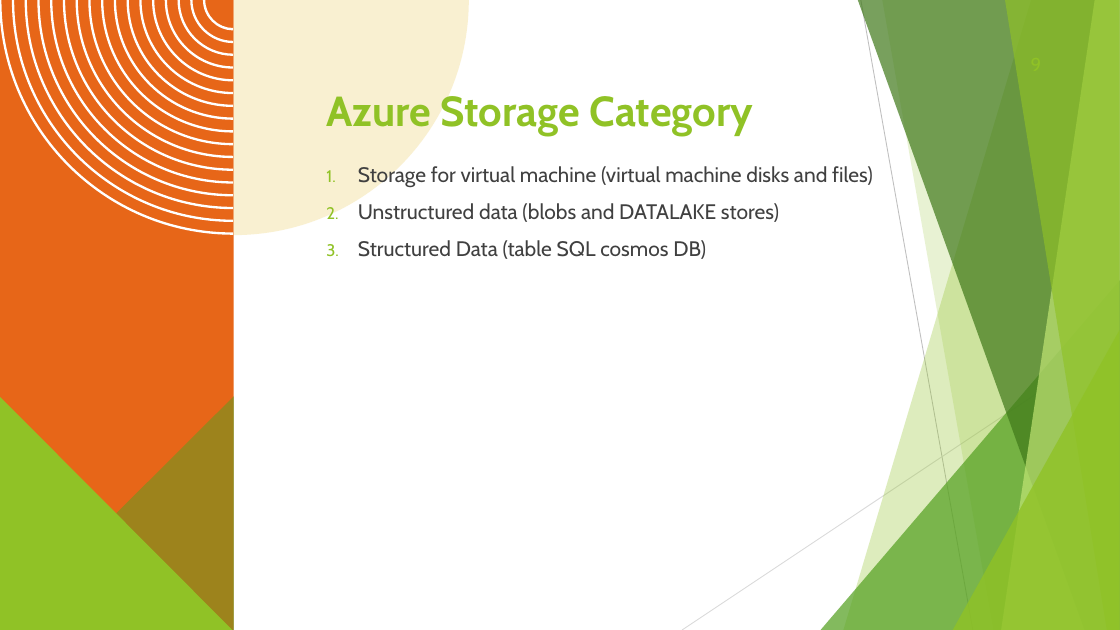
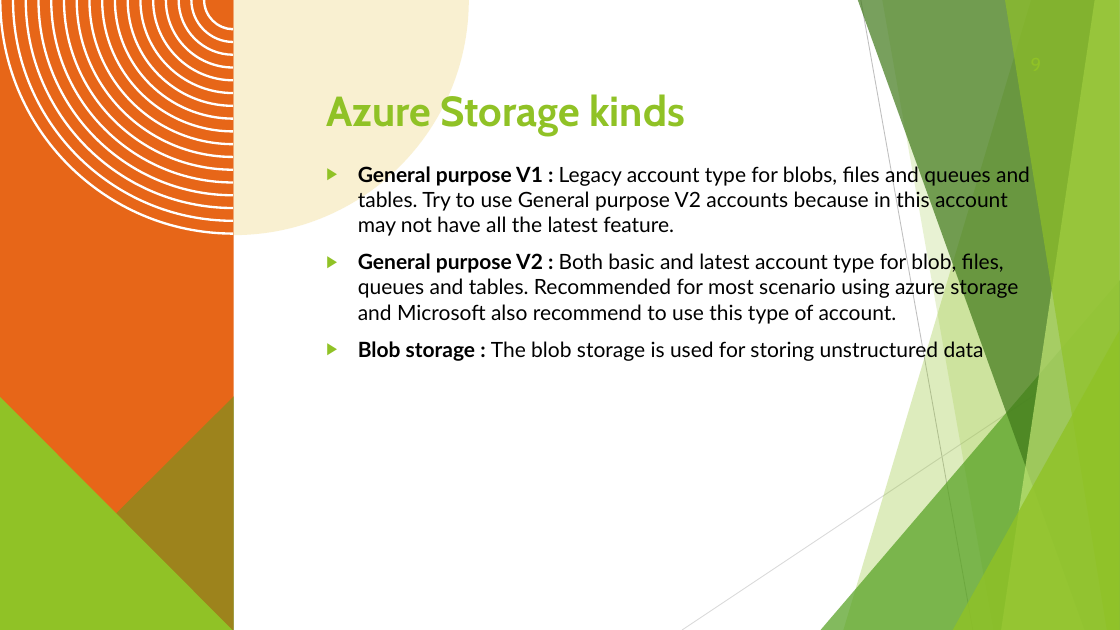
Before and after one commit to radhey24h/cloud-in-depth, a slide deck: slide 9 of azure-in-depth/Day-3-Azure-Storage/01-Azure-Storage.pptx. Drawn at 1120x630 pixels with LibreOffice and Linux fonts; fonts in the diff are those of the drawing. Boxes give left, top, right and bottom in pixels: in the first picture for what was removed or moved away, otherwise in the second. Text is boxed around its words. In the diff, an @@ line names an element or a change of style, - is before the commit and + after.

Commit message:
azure storage ppt completed

```diff
--- a/azure-in-depth/Day-3-Azure-Storage/01-Azure-Storage.pptx
+++ b/azure-in-depth/Day-3-Azure-Storage/01-Azure-Storage.pptx
@@ title at box(326, 91, 684, 136): text changed @@
-Azure Storage Category
+Azure Storage kinds
@@ text at box(358, 164, 1030, 361): text changed; font Cabin to Lato; text colour #404040 to #000000 @@
-1. Storage for virtual machine (virtual machine disks and files)
-2. Unstructured data (blobs and DATALAKE stores)
-3. Structured Data (table SQL cosmos DB)
+▶ General purpose V1 : Legacy account type for blobs, files and queues and tables. Try to use General purpose V2 accounts because in this account may not have all the latest feature.
+▶ General purpose V2 : Both basic and latest account type for blob, files, queues and tables. Recommended for most scenario using azure storage and Microsoft also recommend to use this type of account.
+▶ Blob storage : The blob storage is used for storing unstructured data
```
Also in this commit, not shown: 7 other slides changed, 1 slide added, 1 slide removed.
